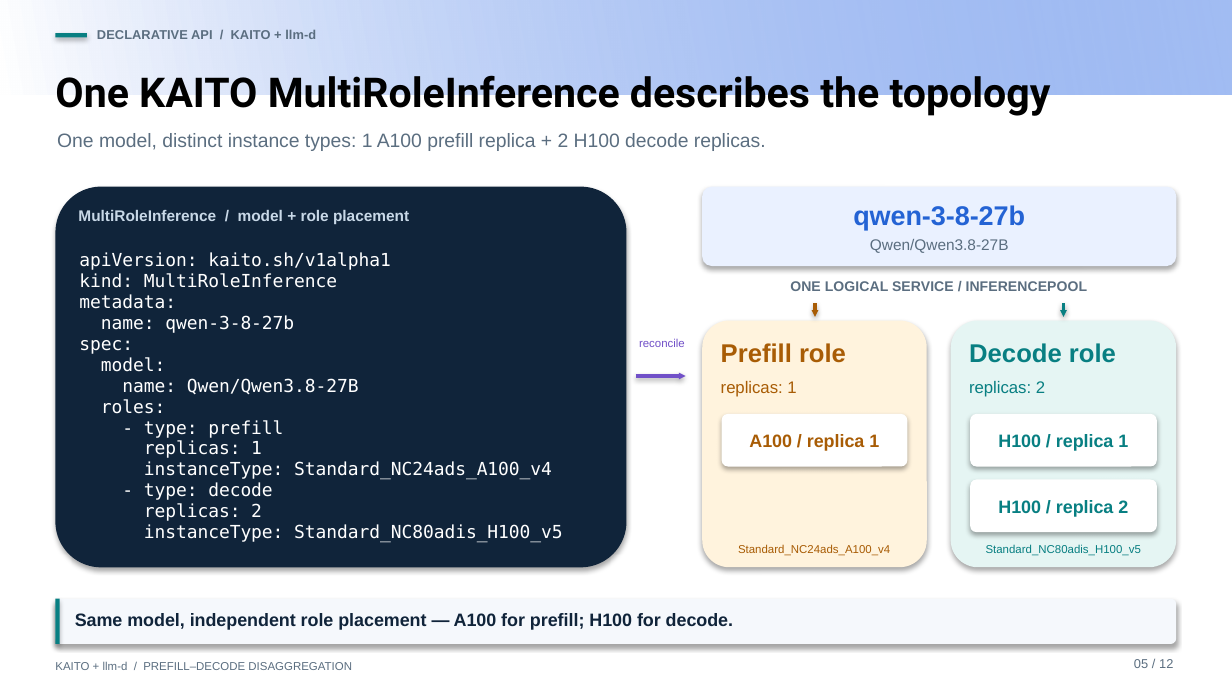
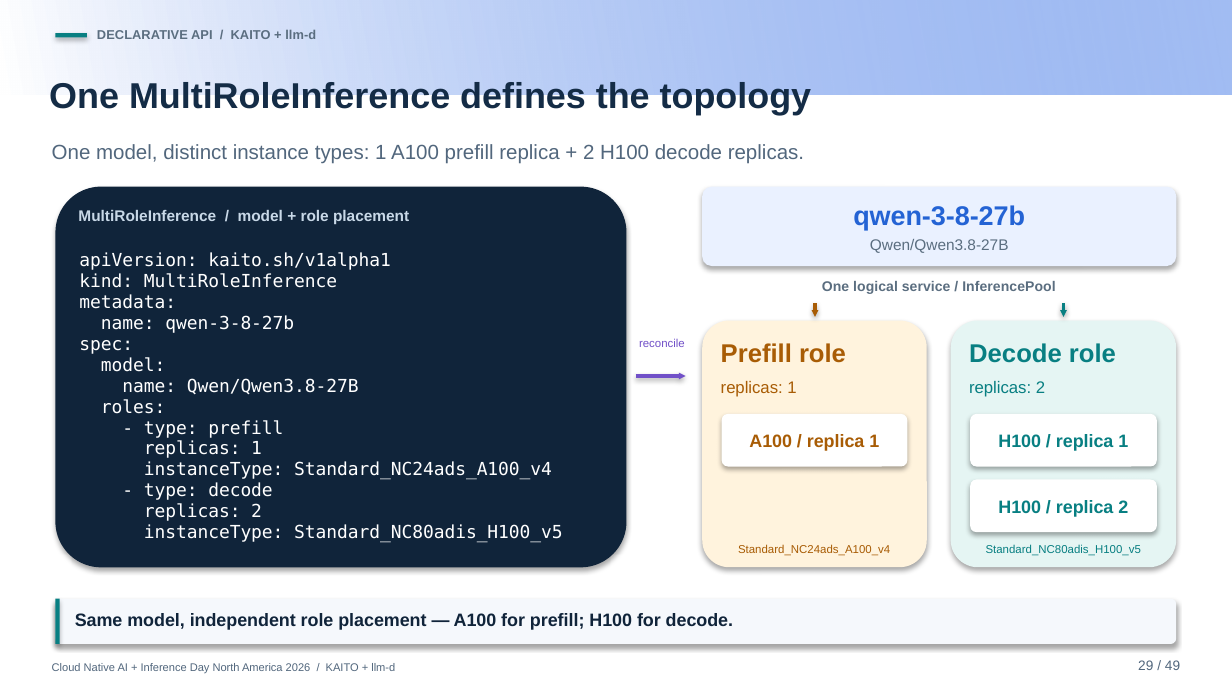
Before and after one commit to andyzhangx/demo, a slide deck: slide 29 of llm/pd-disaggregation/kubecon-na-2026-pd-disaggregation-kaito-llmd.pptx. Drawn at 1232x693 pixels with LibreOffice and Linux fonts; fonts in the diff are those of the drawing; background and template pictures are left out. Boxes give left, top, right and bottom in pixels: in the first picture for what was removed or moved away, otherwise in the second. Text is boxed around its words. In the diff, an @@ line names an element or a change of style, - is before the commit and + after.

```diff
--- a/llm/pd-disaggregation/kubecon-na-2026-pd-disaggregation-kaito-llmd.pptx
+++ b/llm/pd-disaggregation/kubecon-na-2026-pd-disaggregation-kaito-llmd.pptx
@@ text at (49,82,812,115): text changed; size 24 to 21 pt; font Roboto to Arial; text colour #000000 to #142C46 @@
-One KAITO MultiRoleInference describes the topology
+One MultiRoleInference defines the topology
@@ text "One model, distinct instance types: ...": place and size @@
-text "One model, distinct instance types: ..." at (57,133,766,151)
+text "One model, distinct instance types: ..." at (52,144,804,164)
@@ text "One model, distinct instance types: ..." at (52,144,804,164): size 11.2 to 12 pt, text colour #5B6E80 to #52677D @@
@@ text at (822,281,1055,294): text changed @@
-ONE LOGICAL SERVICE / INFERENCEPOOL
+One logical service / InferencePool
@@ text removed at (1134,659,1173,668) @@
-05 / 12
@@ text at (52,663,395,673): text changed; size 6.8 to 6.5 pt; text colour #5B6E80 to #52677D @@
-KAITO + llm-d / PREFILL–DECODE DISAGGREGATION
+Cloud Native AI + Inference Day North America 2026 / KAITO + llm-d
@@ text added at (1138,660,1180,670), 8 pt, text #52677D @@
+29 / 49
```
Also in this commit, not shown: 40 other slides changed, 7 slides added, 7 slides removed.
